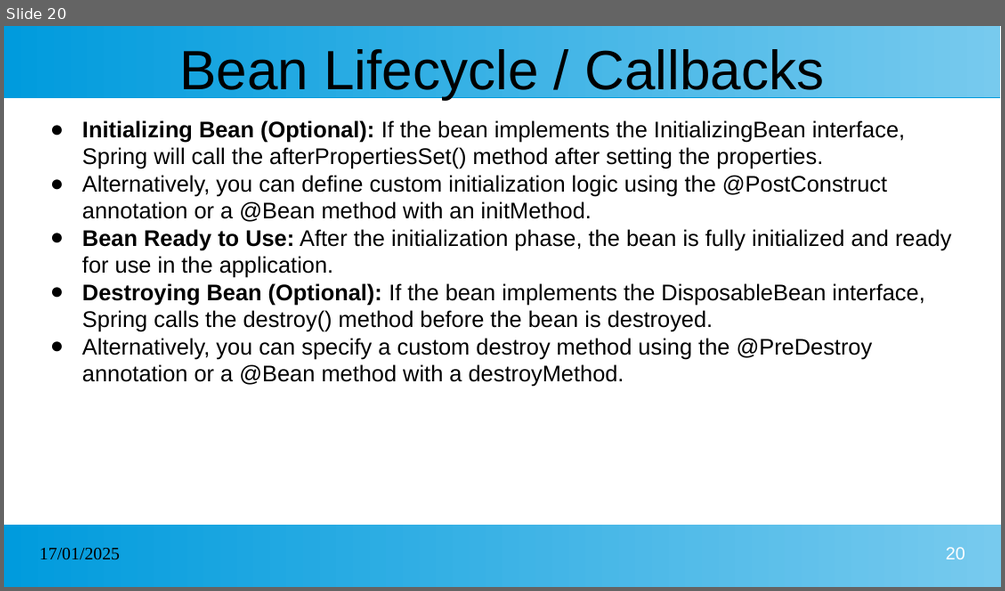
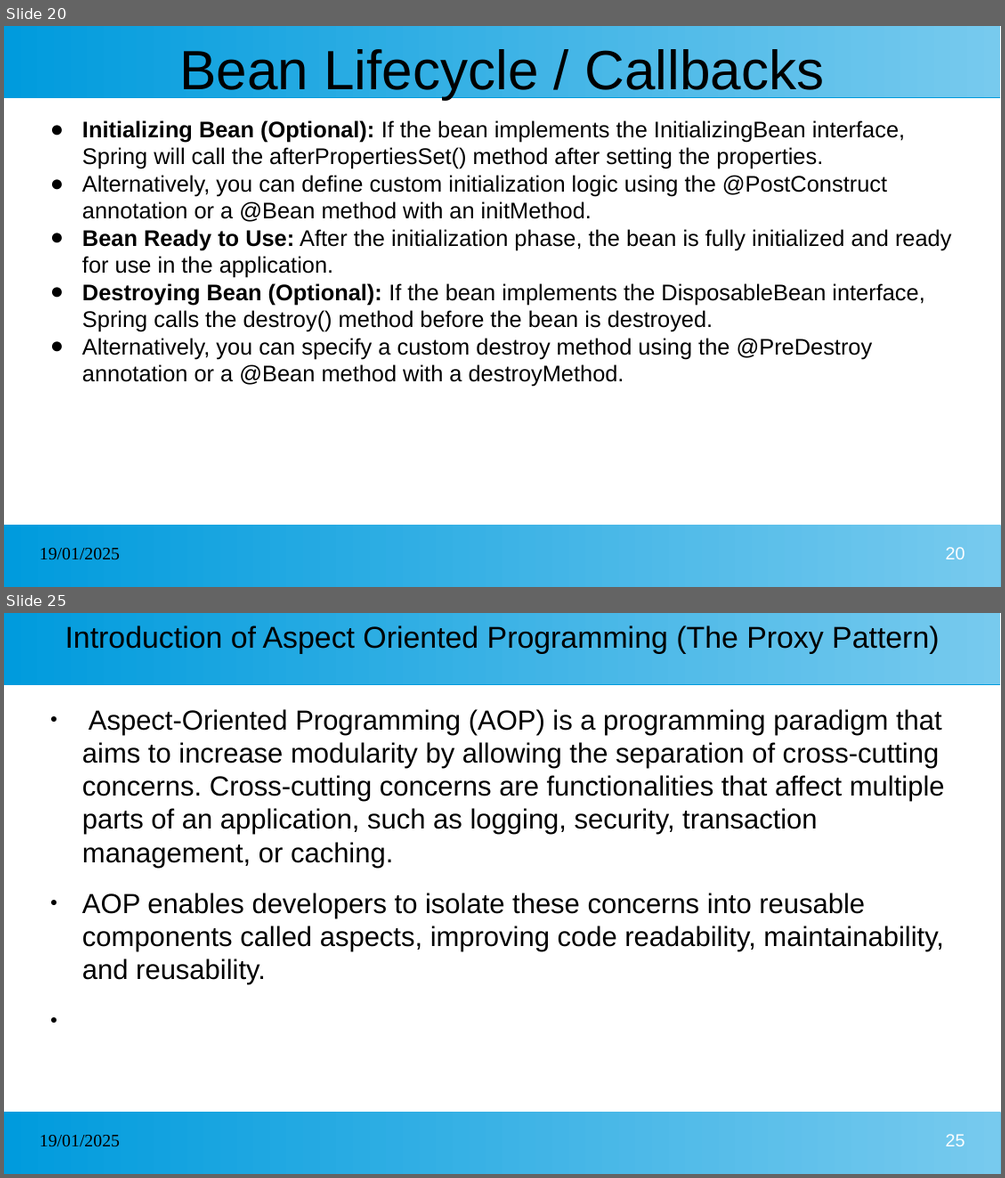
Before and after one commit to kcharankumar/MLA_Java_Arya, a slide deck: Spring.pptx. Shown one above the other, each under a label of ours: slide 20 before the commit, slides 20 and 25 after it; the slides between them are not shown. The pictures are 1005x591 and 1005x1178 pixels, drawn with LibreOffice and Linux fonts; fonts in the diff are those of the drawing. Boxes give left, top, right and bottom in pixels: in the first picture for what was removed or moved away, otherwise in the second. Text is boxed around its words. In the diff, an @@ line names an element or a change of style, - is before the commit and + after.

```diff
--- a/Spring.pptx
+++ b/Spring.pptx
@@ slide 25 added at bbox=[4, 613, 1001, 1174], background #FFFFFF; not listed: 2 template elements that a slide beside it also shows @@
@@ title added at bbox=[65, 625, 938, 654], 24 pt, text #000000 @@
+Introduction of Aspect Oriented Programming (The Proxy Pattern)
@@ text added at bbox=[82, 709, 945, 985], 22 pt, text #000000 @@
+● Aspect-Oriented Programming (AOP) is a programming paradigm that aims to increase modularity by allowing the separation of cross-cutting concerns. Cross-cutting concerns are functionalities that affect multiple parts of an application, such as logging, security, transaction management, or caching.
+● AOP enables developers to isolate these concerns into reusable components called aspects, improving code readability, maintainability, and reusability.
@@ text added at bbox=[40, 1135, 120, 1147], 14 pt, text #000000 @@
+19/01/2025
@@ page number added at bbox=[946, 1134, 965, 1146], 14 pt, text #FFFFFF @@
+25
@@ slide 20 changed as well @@
@@ text at bbox=[40, 548, 120, 560]: text changed @@
-17/01/2025
+19/01/2025
```
Also in this commit, not shown: 19 other slides changed, 44 other slides added.
